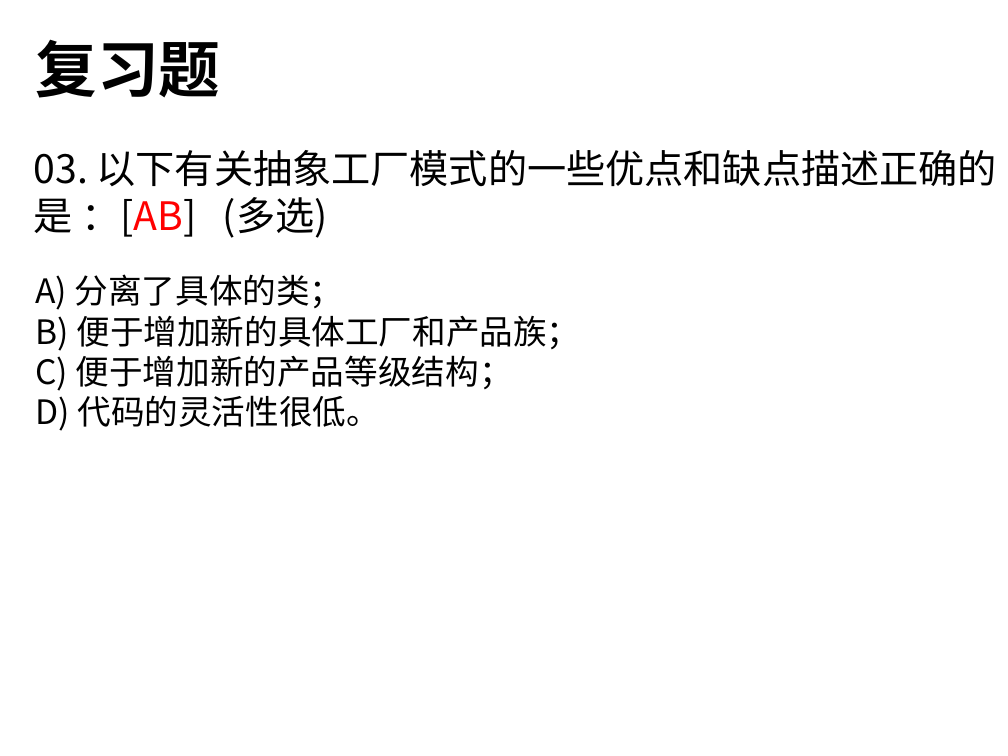
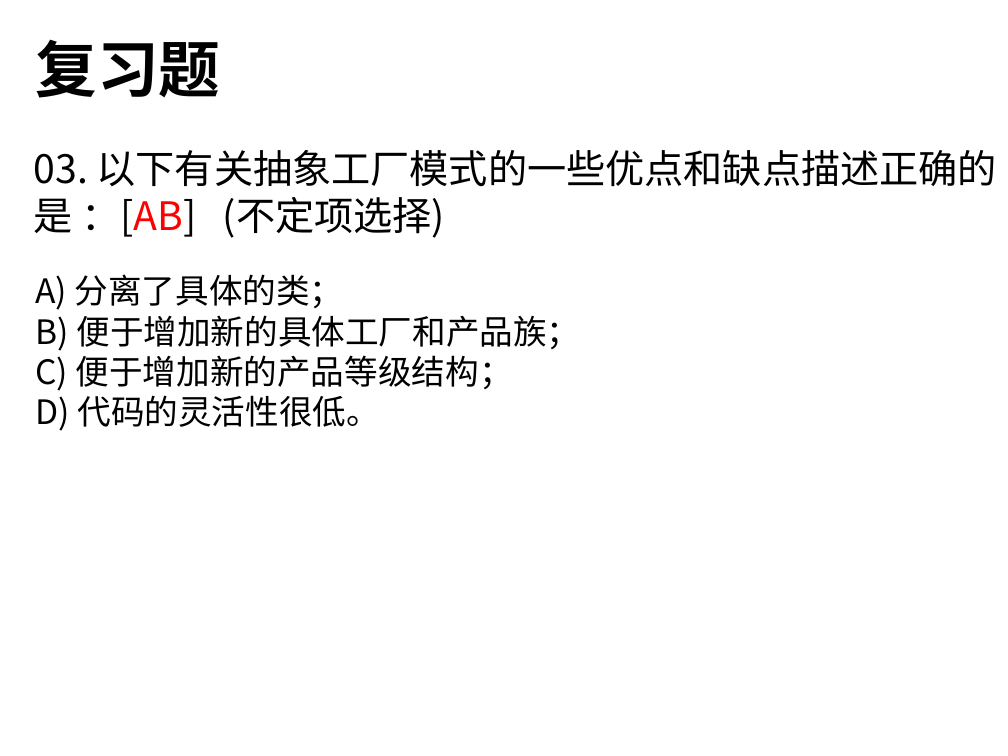
Before and after one commit to thunlp/OOP-THU, a slide deck: slide 66 of oop期末复习-2019.pptx. Drawn at 1008x756 pixels with LibreOffice and Linux fonts; fonts in the diff are those of the drawing. Boxes give left, top, right and bottom in pixels: in the first picture for what was removed or moved away, otherwise in the second. Text is boxed around its words. In the diff, an @@ line names an element or a change of style, - is before the commit and + after.

```diff
--- a/oop期末复习-2019.pptx
+++ b/oop期末复习-2019.pptx
@@ text at box(34, 150, 997, 238): text changed @@
-03. 以下有关抽象工厂模式的一些优点和缺点描述正确的是 ：[AB] (多选)
+03. 以下有关抽象工厂模式的一些优点和缺点描述正确的是 ：[AB] (不定项选择)
```
Also in this commit, not shown: 9 other slides changed, 2 slides added.
